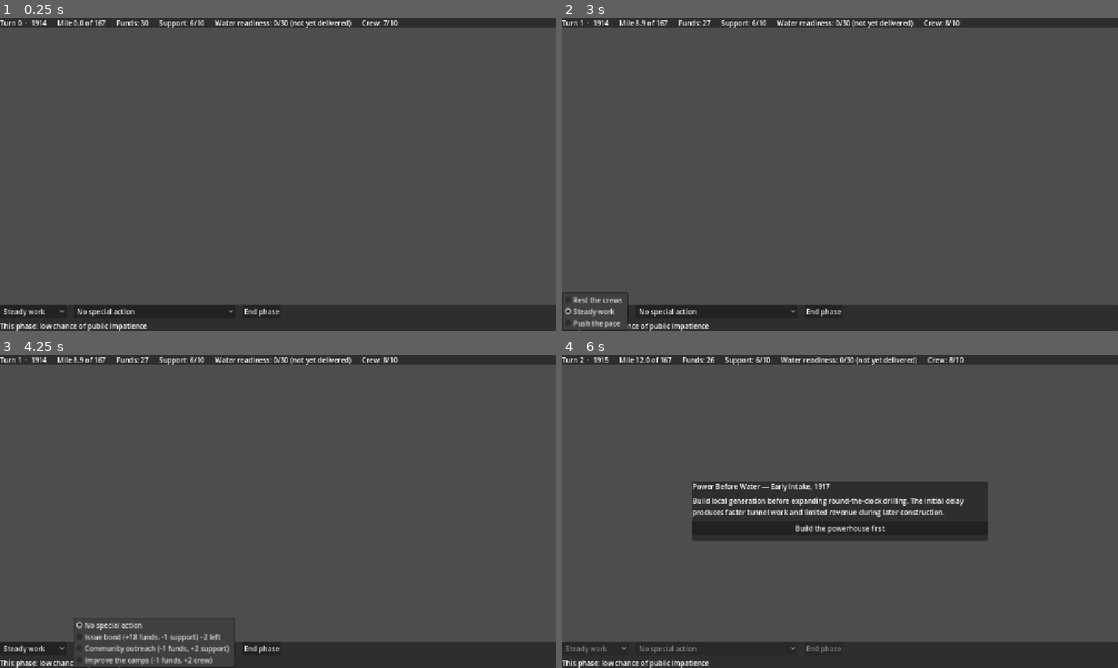
Above: before the commit, frames 1-4 (two rows, left to right).
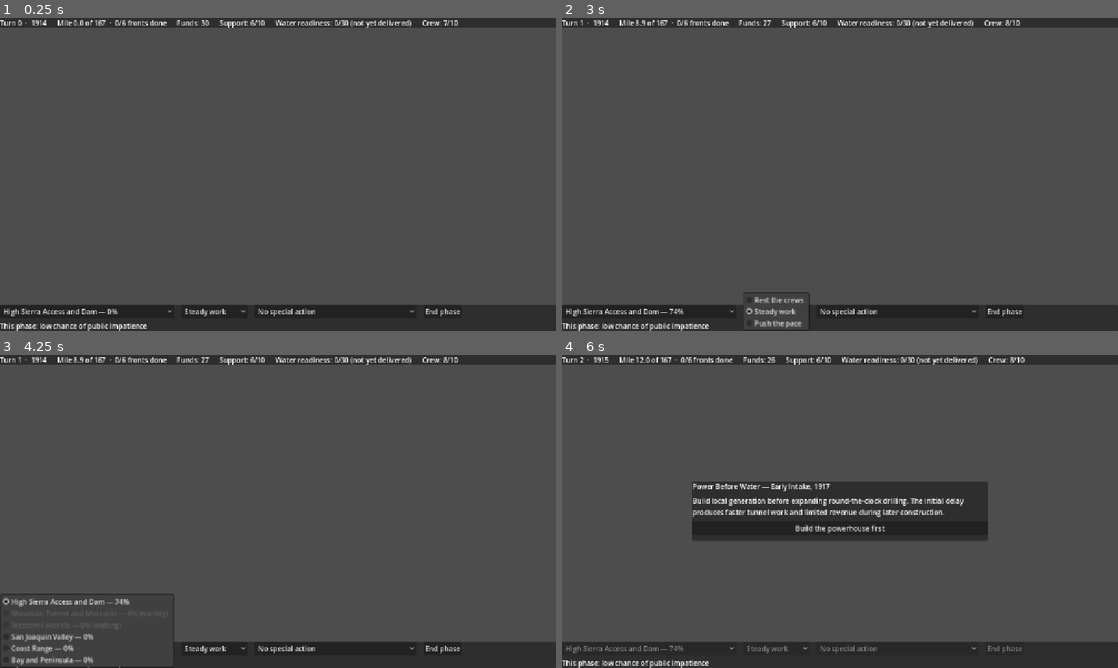
Above: after the commit, the same moments.

Repository: boxwrench/Hetchy-Trail
Game: Godot game, scene res://scenes/journey/journey.tscn
Same seed, same stepped clock (60 frames per second), same inputs: the game is played once before the commit and once after it.
Inputs (mouse positions are in pixels of both pictures, inside the frame that each line leads up to):
- Up to frame 1 (0.25 s): no input
- Up to frame 2 (3 s): click "End phase" at 0.5 s; click "Build the full road and sawmi…" at 1.25 s; click "Continue" at 2 s; click "Steady work" at 2.75 s
- Up to frame 3 (4.25 s): click (88, 649) at 3.5 s, where only the run after the commit has a clickable "High Sierra Access and Dam — …"
- Up to frame 4 (6 s): click "Steady work" at 4.25 s; click (650, 649) at 5 s, where only the run after the commit has a clickable "High Sierra Access and Dam — …"; click "End phase" at 5.75 s

The runs differ from the first frame. In frame 1, 1.3% of the frame differs, in the area x 0-83%, y 0-96%; in frame 2, 2.6%; in frame 3, 3.5%, in the area x 0-83%, y 0-100%; in frame 4, 1.2%.

Commit message:
feat: the player chooses which front to work each turn
DecisionPanel gains a front selector showing every front's percentage, with
finished and not-yet-open fronts visible but disabled -- the shape of the whole
project rather than only the currently-legal moves.

Co-Authored-By: Claude Opus 5 <noreply@anthropic.com>

Diff:
--- a/scenes/journey/journey.gd
+++ b/scenes/journey/journey.gd
@@ -34,9 +34,10 @@
 	decision_panel.set_enabled(true)
 
 
-func _on_decisions(pace: int, action: StringName) -> void:
+func _on_decisions(pace: int, action: StringName, front: int) -> void:
 	decision_panel.set_enabled(false)
 	GameState.work_pace = pace
+	GameState.set_front(front)
 	if action != &"none":
 		GameState.take_action(action)
 	GameState.advance_turn()
--- a/scenes/ui/decision_panel.gd
+++ b/scenes/ui/decision_panel.gd
@@ -3,7 +3,7 @@
 ## telegraph of the risk the chosen pace carries this season.
 ## Emits the result; applies nothing itself.
 
-signal decisions_confirmed(pace: int, action: StringName)
+signal decisions_confirmed(pace: int, action: StringName, front: int)
 
 const ACTIONS: Array[StringName] = [&"none", &"issue_bond", &"outreach", &"improve_camp"]
 const ACTION_LABELS := [
@@ -16,6 +16,7 @@
 ]
 
 var pace_select: OptionButton
+var front_select: OptionButton
 var action_select: OptionButton
 var end_button: Button
 var risk_label: Label
@@ -36,6 +37,8 @@
 	var row := HBoxContainer.new()
 	row.add_theme_constant_override("separation", 16)
 	col.add_child(row)
+	front_select = OptionButton.new()
+	row.add_child(front_select)
 	pace_select = OptionButton.new()
 	for pace_name in ["Rest the crews", "Steady work", "Push the pace"]:
 		pace_select.add_item(pace_name)
@@ -58,16 +61,18 @@
 func _on_end_pressed() -> void:
 	var action: StringName = ACTIONS[action_select.selected]
 	action_select.select(0)
-	decisions_confirmed.emit(pace_select.selected, action)
+	decisions_confirmed.emit(pace_select.selected, action, front_select.selected)
 
 
 func set_enabled(on: bool) -> void:
 	end_button.disabled = not on
 	pace_select.disabled = not on
 	action_select.disabled = not on
+	front_select.disabled = not on
 
 
 func refresh_affordability() -> void:
+	_refresh_fronts()
 	action_select.set_item_disabled(1, not GameState.can_take_action(&"issue_bond"))
 	action_select.set_item_disabled(2, not GameState.can_take_action(&"outreach"))
 	action_select.set_item_disabled(3, not GameState.can_take_action(&"improve_camp"))
@@ -87,3 +92,37 @@
 	# The pace-risk roll now runs every turn, milestone or not, so this reads
 	# as a plain statement rather than a conditional.
 	risk_label.text = "This phase: %s chance of %s" % [String(preview["level"]), noun]
+
+
+## Rebuilds the front list each turn: finished fronts and fronts still waiting
+## on power are shown but disabled, so the player can see the shape of the
+## project rather than only its currently-legal moves.
+func _refresh_fronts() -> void:
+	var chosen := front_select.selected
+	front_select.clear()
+	for i in GameState.front_count():
+		var seg := GameState.segments[i]
+		var pct := int(round(GameState.front_progress[i] * 100.0))
+		# A front is only finished when its CARDS are done, not when its progress
+		# bar fills. Only one fixed card is drawn per turn, so a fast front can
+		# reach 100%% still owing cards -- disabling it there locked the Pulgas
+		# connection out of the game entirely while every front read complete.
+		var owed: bool = EventManager.front_has_pending_fixed(i)
+		var label := "%s — %d%%" % [seg.segment_name, pct]
+		if GameState.front_progress[i] >= 1.0 and not owed:
+			label += " (complete)"
+		elif GameState.front_progress[i] >= 1.0:
+			label += " (finishing up)"
+		elif not GameState.front_is_open(i):
+			label += " (waiting)"
+		front_select.add_item(label)
+		front_select.set_item_disabled(i,
+			(GameState.front_progress[i] >= 1.0 and not owed) or not GameState.front_is_open(i))
+	if chosen >= 0 and chosen < GameState.front_count() \
+			and not front_select.is_item_disabled(chosen):
+		front_select.select(chosen)
+	else:
+		for i in GameState.front_count():
+			if not front_select.is_item_disabled(i):
+				front_select.select(i)
+				break
--- a/scenes/ui/hud.gd
+++ b/scenes/ui/hud.gd
@@ -32,7 +32,7 @@
 	GameState.crew_changed.connect(_set_crew)
 	GameState.readiness_changed.connect(_set_water)
 	GameState.flag_granted.connect(_on_flag)
-	GameState.miles_changed.connect(func(v: float): labels["miles"].text = "Mile %.1f of 167" % v)
+	GameState.miles_changed.connect(func(_v: float): _set_miles())
 	GameState.turn_advanced.connect(func(y: int, _p: int): labels["date"].text = "Turn %d  ·  %d" % [GameState.turn, y])
 	_refresh()
 
@@ -41,7 +41,7 @@
 	_set_funds(GameState.funds)
 	_set_support(GameState.public_support)
 	_set_crew(GameState.crew_wellbeing)
-	labels["miles"].text = "Mile %.1f of 167" % GameState.miles_built
+	_set_miles()
 	labels["date"].text = "Turn %d  ·  %d" % [GameState.turn, GameState.current_year()]
 	_set_water(GameState.water_readiness)
 	_update_cost_cue()
@@ -85,3 +85,19 @@
 		label.add_theme_color_override("font_color", WARN_COLOR)
 	else:
 		label.remove_theme_color_override("font_color")
+
+
+## The label's only writer. A front counts as done when its progress is full AND
+## it owes no fixed cards -- the same test the DecisionPanel uses for
+## "(complete)", so the HUD cannot report 6/6 while a card is still pending.
+func _set_miles() -> void:
+	labels["miles"].text = "Mile %.1f of 167  ·  %d/%d fronts done" % [
+		GameState.miles_built, _fronts_done(), GameState.front_count()]
+
+
+func _fronts_done() -> int:
+	var n := 0
+	for i in GameState.front_count():
+		if GameState.front_progress[i] >= 1.0 and not EventManager.front_has_pending_fixed(i):
+			n += 1
+	return n
--- a/tools/smoke_test.gd
+++ b/tools/smoke_test.gd
@@ -139,7 +139,7 @@
 	check(journey.hud != null and journey.hud.labels.size() == 6, "Journey builds HUD with 6 labels")
 	check(journey.decision_panel.end_button != null, "Journey builds DecisionPanel")
 	check(not journey.event_panel.visible, "EventPanel starts hidden")
-	journey._on_decisions(GameState.Pace.STEADY, &"none")
+	journey._on_decisions(GameState.Pace.STEADY, &"none", 0)
 	check(GameState.miles_built > 0.0, "one turn advances the construction front")
 	check(journey.event_panel.visible, "turn 1 shows a card")
 	journey.event_panel._on_choice(0)
